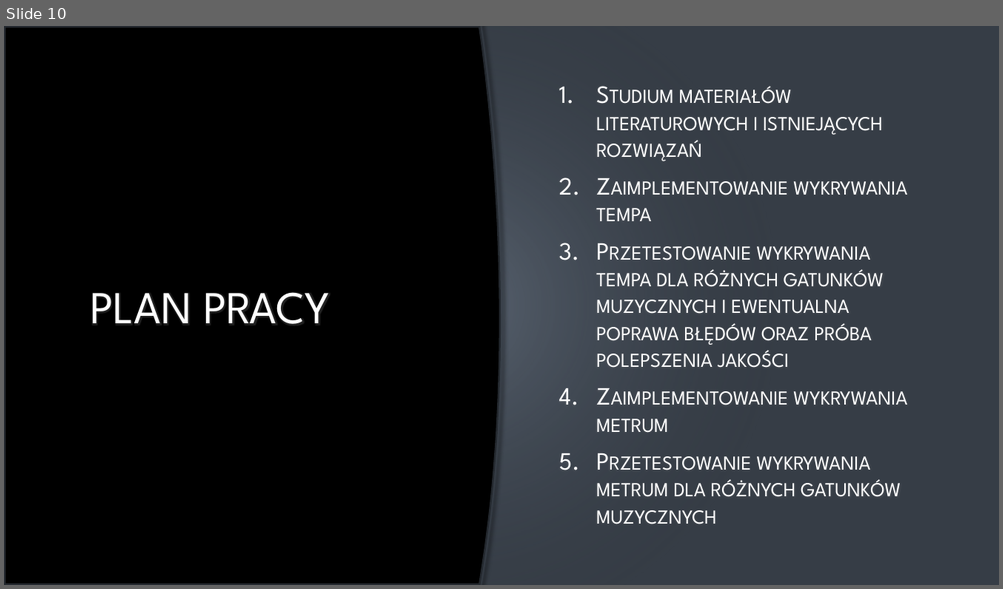
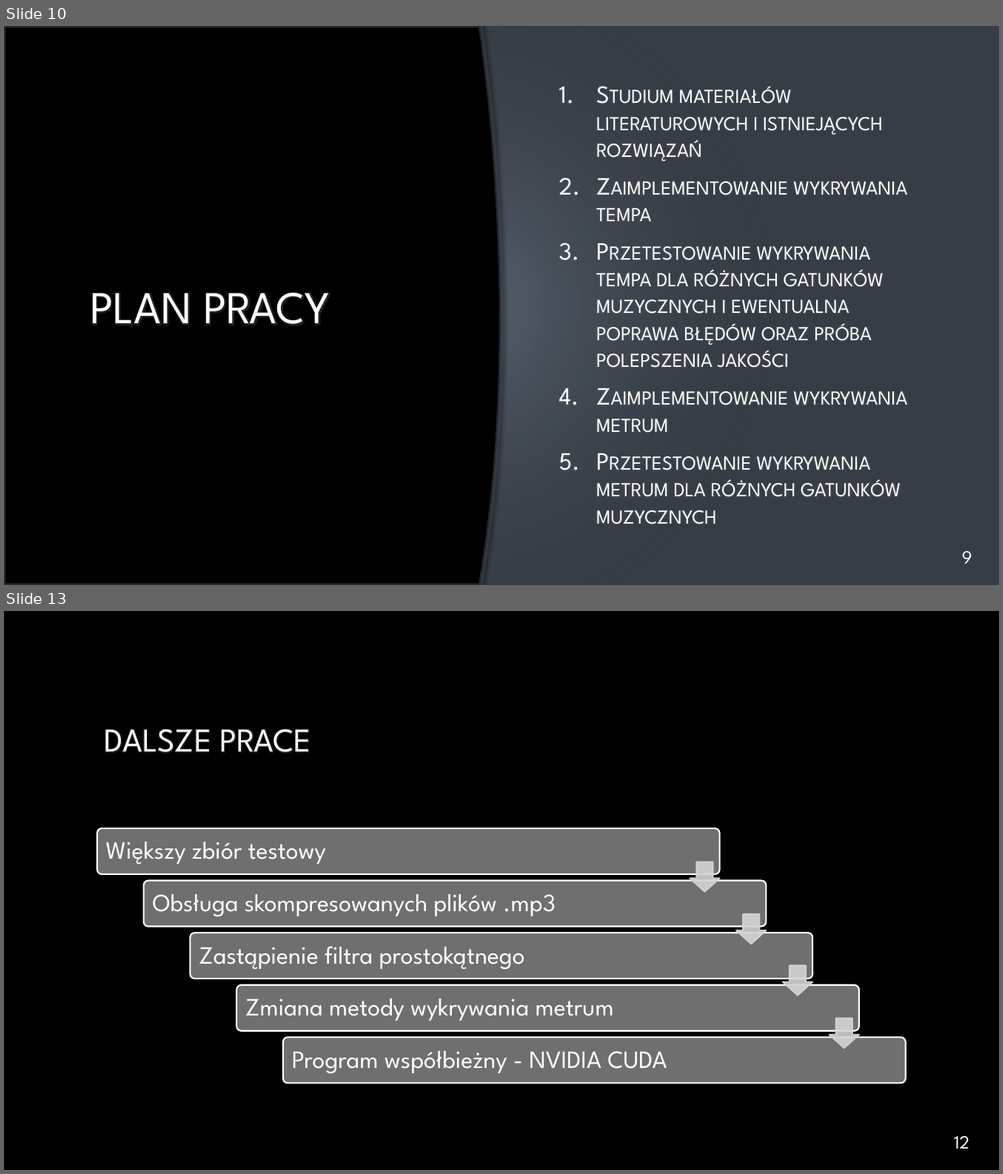
Before and after one commit to marqustd/BeatAndMetreDetector, a slide deck: doc/Prezentacja.pptx. Shown one above the other, each under a label of ours: slide 10 before the commit, slides 10 and 13 after it; the slides between them are not shown. The pictures are 1003x589 and 1003x1174 pixels, drawn with LibreOffice and Linux fonts; fonts in the diff are those of the drawing; background and template pictures are left out. Boxes give left, top, right and bottom in pixels: in the first picture for what was removed or moved away, otherwise in the second. Text is boxed around its words. In the diff, an @@ line names an element or a change of style, - is before the commit and + after.

```diff
--- a/doc/Prezentacja.pptx
+++ b/doc/Prezentacja.pptx
@@ slide 13 added at <box>4,611,999,1170</box>, background picture (left out) @@
@@ title added at <box>105,729,311,752</box>, 32 pt, text gradient #FFFFFF to #A6A6A6 @@
+DALSZE PRACE
@@ group added at <box>97,829,905,1083</box>: 5 rounded rectangles, 5 texts, 4 down arrows @@
+Większy zbiór testowy
+Obsługa skompresowanych plików .mp3
+Zastąpienie filtra prostokątnego
+Zmiana metody wykrywania metrum
+Program współbieżny - NVIDIA CUDA
@@ text added at <box>953,1136,969,1149</box>, 18 pt, text #FFFFFF @@
+12
@@ slide 10 changed as well @@
@@ text added at <box>962,551,972,564</box>, 18 pt, text #FFFFFF @@
+9
```
Also in this commit, not shown: 9 other slides changed, 3 other slides added, 3 slides removed, 4 other files.
